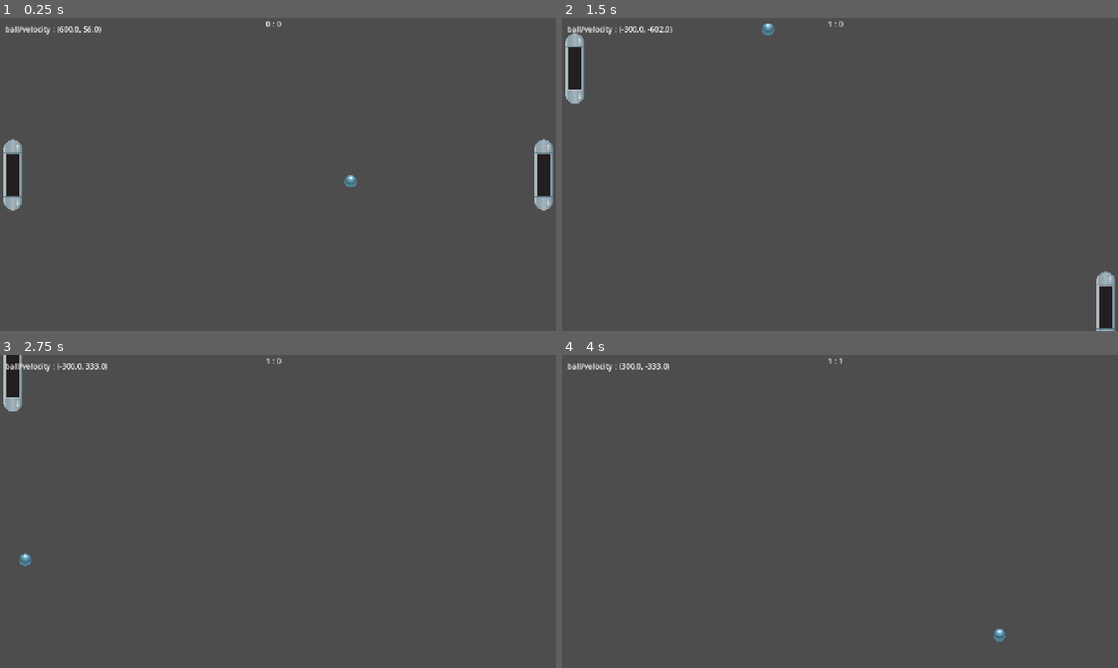
Above: before the commit, frames 1-4 (two rows, left to right).
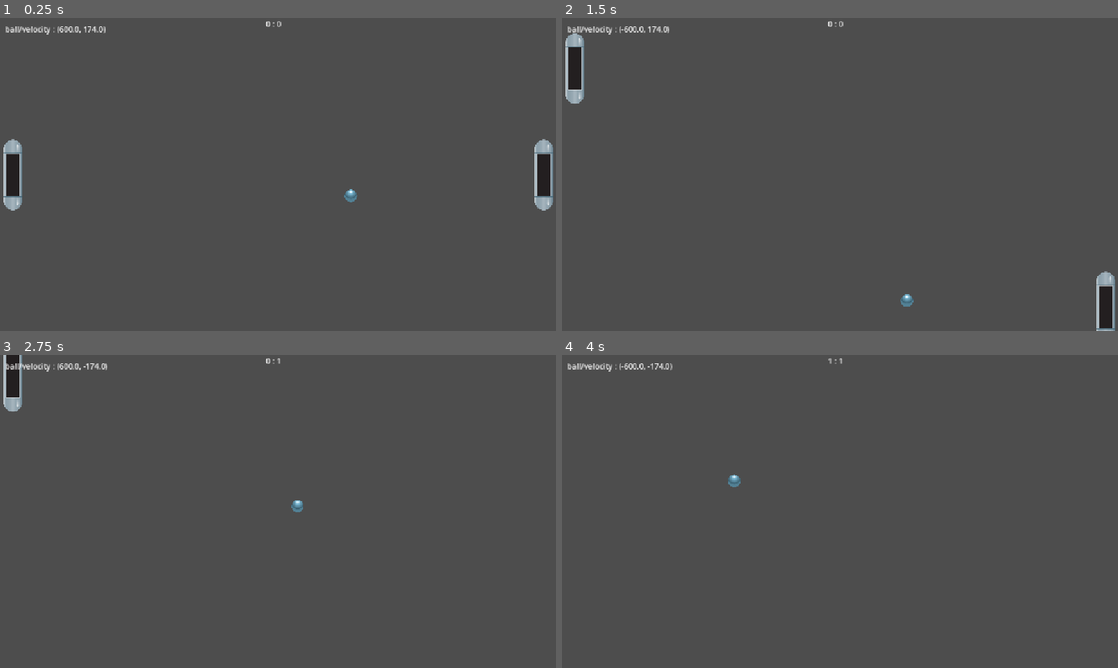
Above: after the commit, the same moments.

Repository: minhaz1217/godot-pong
Game: Godot game, scene res://scenes/game.tscn
Two runs of this game, one before a commit and one after it. Both use one fixed random seed, a clock stepped at 60 frames per second and the inputs below. Before the commit the project starts from res://game.tscn.
Inputs:
- Up to frame 1 (0.25 s): no input
- Up to frame 2 (1.5 s): hold A (player1_up) 0.53-1.28 s; hold Down (player2_down) 0.53-1.28 s; hold Z (player1_down) from 1.28 s (still down); tap Up (player2_up) at 1.35 s
- Up to frame 3 (2.75 s): release Z (player1_down) at 2.03 s; hold A (player1_up) from 2.03 s (still down); hold Down (player2_down) from 2.03 s (still down)
- Up to frame 4 (4 s): release Down (player2_down) at 2.78 s; tap Up (player2_up) at 2.85 s; release A (player1_up) at 3.53 s; hold Z (player1_down) from 3.53 s (still down); hold Down (player2_down) from 3.53 s (still down)

The runs differ from the first frame. In frame 1, 0.2% of the frame differs, in the area x 15-65%, y 2-59%; in frame 2, 0.2%; in frame 3, 0.3%; in frame 4, 0.3%, in the area x 10-80%, y 2-92%.

Commit message:
moved all inside scenes

Diff:
--- a/ball.tscn
+++ b/scenes/ball.tscn
@@ -1,6 +1,6 @@
 [gd_scene load_steps=4 format=3 uid="uid://bgiangnsirj2e"]
 
-[ext_resource type="Script" uid="uid://ddu4h4pn86kkw" path="res://ball.gd" id="1_41u45"]
+[ext_resource type="Script" uid="uid://ddu4h4pn86kkw" path="res://scenes/ball.gd" id="1_41u45"]
 [ext_resource type="Texture2D" uid="uid://bqn3nnhe83ai8" path="res://assets/ball.png" id="1_x8fbi"]
 
 [sub_resource type="CircleShape2D" id="CircleShape2D_41u45"]
--- a/game.gd
+++ b/scenes/game.gd
@@ -14,7 +14,7 @@
 
 func _ready() -> void:
 	ball_starting_position = ball.position
-	ball.velocity.y = randi_range(50, 100)
+	ball.velocity.y = randi_range(50, 200)
 
 func reset_game():
 	ball.position = ball_starting_position
--- a/game.tscn
+++ b/scenes/game.tscn
@@ -1,8 +1,8 @@
 [gd_scene load_steps=7 format=3 uid="uid://ciainjckbydh6"]
 
-[ext_resource type="PackedScene" uid="uid://brs2sw2ur3ono" path="res://paddle.tscn" id="1_80nbo"]
-[ext_resource type="Script" uid="uid://c1drmpkx684pf" path="res://game.gd" id="1_e2o6t"]
-[ext_resource type="PackedScene" uid="uid://bgiangnsirj2e" path="res://ball.tscn" id="3_feb5d"]
+[ext_resource type="PackedScene" uid="uid://brs2sw2ur3ono" path="res://scenes/paddle.tscn" id="1_80nbo"]
+[ext_resource type="Script" uid="uid://c1drmpkx684pf" path="res://scenes/game.gd" id="1_e2o6t"]
+[ext_resource type="PackedScene" uid="uid://bgiangnsirj2e" path="res://scenes/ball.tscn" id="3_feb5d"]
 [ext_resource type="PackedScene" uid="uid://b15p7yuctuchq" path="res://helpers/debug/DebugOverlay.tscn" id="4_fc0e3"]
 
 [sub_resource type="RectangleShape2D" id="RectangleShape2D_feb5d"]
--- a/paddle.tscn
+++ b/scenes/paddle.tscn
@@ -1,7 +1,7 @@
 [gd_scene load_steps=4 format=3 uid="uid://brs2sw2ur3ono"]
 
 [ext_resource type="Texture2D" uid="uid://caq6ujky2ukgx" path="res://assets/paddle.png" id="1_0sbc1"]
-[ext_resource type="Script" uid="uid://dknvq3lcqqkhl" path="res://paddle.gd" id="2_tbytw"]
+[ext_resource type="Script" uid="uid://dknvq3lcqqkhl" path="res://scenes/paddle.gd" id="2_tbytw"]
 
 [sub_resource type="CapsuleShape2D" id="CapsuleShape2D_tbytw"]
 radius = 64.0
Renamed: ball.gd -> scenes/ball.gd
Renamed: ball.gd.uid -> scenes/ball.gd.uid
Renamed: game.gd.uid -> scenes/game.gd.uid
Renamed: paddle.gd -> scenes/paddle.gd
Renamed: paddle.gd.uid -> scenes/paddle.gd.uid
